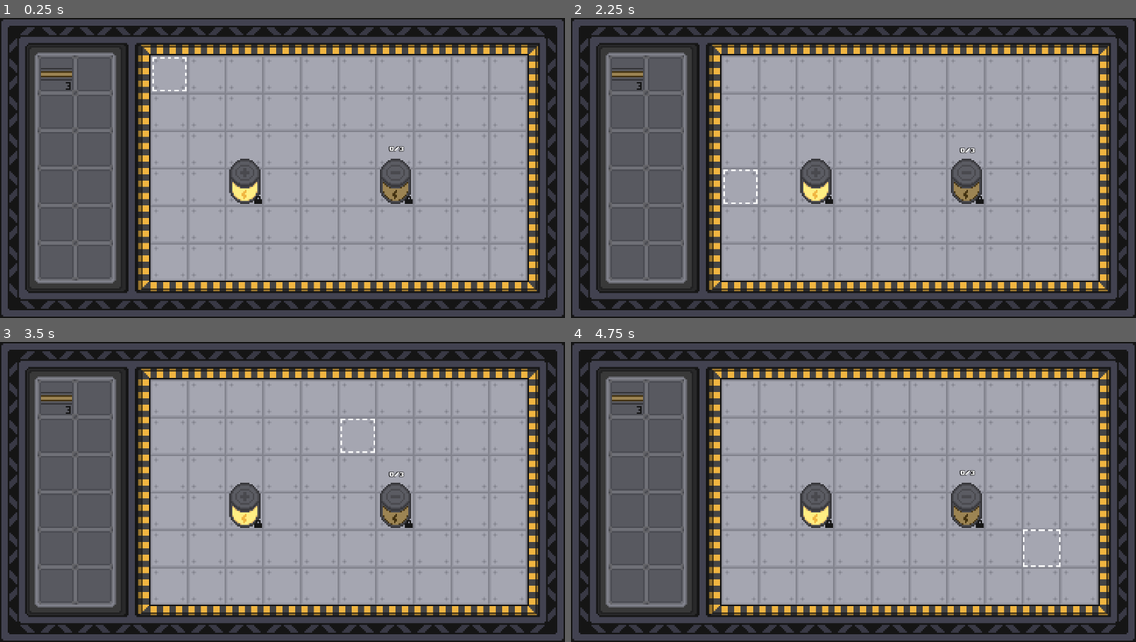
Above: before the commit, frames 1-4 (two rows, left to right).
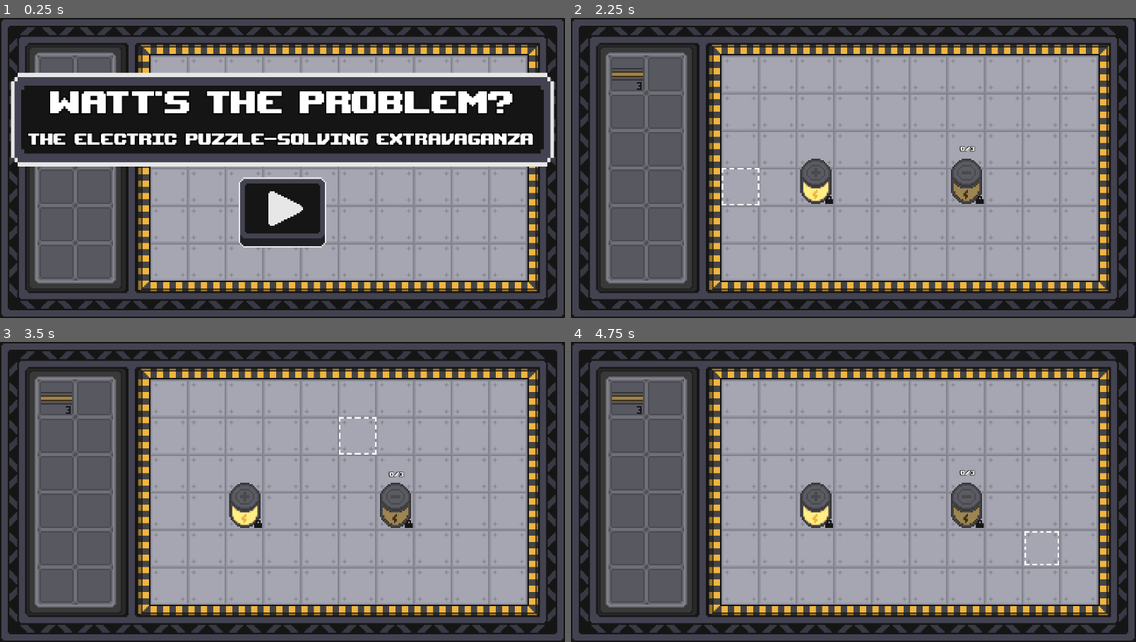
Above: after the commit, the same moments.

Repository: Jack-Frings/watts-the-problem
Game: Godot game, scene res://scenes/start_screen.tscn
The game is run twice, just before and just after one commit, with the same random seed, the same clock (stepped at 60 frames per second) and the same inputs. Before the commit the project starts from res://scenes/main.tscn.
Inputs (mouse positions are in pixels of both pictures, inside the frame that each line leads up to):
- Up to frame 1 (0.25 s): no input
- Up to frame 2 (2.25 s): click (853, 210) at 0.52 s; tap Enter (select) at 1.25 s; move the mouse to (977, 153) at 1.27 s; tap Mouse wheel up (drop) at 1.35 s; tap Space at 2 s; move the mouse to (740, 183) at 2.02 s; tap E (erase) at 2.1 s
- Up to frame 3 (3.5 s): move the mouse to (339, 426) at 2.77 s; hold Enter (select) from 2.78 s (still down)
- Up to frame 4 (4.75 s): move the mouse to (825, 552) at 3.52 s; release Enter (select) at 3.53 s; tap Mouse wheel up (drop) at 3.6 s; tap Space at 4.25 s; move the mouse to (1023, 537) at 4.27 s; hold E (erase) from 4.28 s (still down)

The runs differ from the first frame. In frame 1, 32% of the frame differs, in the area x 1-99%, y 12-77%; in frame 2, 0.2%; in frame 3, 0.2%; in frame 4, 0.2%.

Commit message:
added start screen

Diff:
--- a/project.godot
+++ b/project.godot
@@ -11,7 +11,7 @@
 [application]
 
 config/name="Watt's the Problem?"
-run/main_scene="uid://cx3iiu66oqcpx"
+run/main_scene="uid://c3lvyo5q14i0e"
 config/features=PackedStringArray("4.6", "Forward Plus")
 
 [display]
--- a/scenes/main.tscn
+++ b/scenes/main.tscn
@@ -39,24 +39,24 @@
 [node name="LevelComplete" type="TextureRect" parent="HUD" unique_id=1270128451]
 z_index = 4
 layout_mode = 0
-offset_left = -72.0
-offset_top = -75.0
-offset_right = 128.0
-offset_bottom = -25.0
+offset_left = -134.0
+offset_top = -60.0
+offset_right = 190.0
+offset_bottom = -16.0
 texture = ExtResource("4_jyhfs")
 
 [node name="LevelButton" type="TextureButton" parent="HUD" unique_id=1398160695]
 z_index = 4
 layout_mode = 1
-anchors_preset = 8
-anchor_left = 0.5
-anchor_top = 0.5
-anchor_right = 0.5
-anchor_bottom = 0.5
-offset_left = -20.0
-offset_top = -20.0
-offset_right = 36.0
-offset_bottom = 27.0
+anchors_preset = -1
+anchor_left = 0.70000005
+anchor_top = 0.587
+anchor_right = 0.70000005
+anchor_bottom = 0.587
+offset_left = -28.000002
+offset_top = -23.48
+offset_right = 27.999998
+offset_bottom = 23.52
 grow_horizontal = 2
 grow_vertical = 2
 texture_normal = ExtResource("5_o6xl0")
--- /dev/null
+++ b/scenes/start_screen.tscn
@@ -0,0 +1,64 @@
+[gd_scene format=3 uid="uid://c3lvyo5q14i0e"]
+
+[ext_resource type="Script" uid="uid://drlqk4b3var4q" path="res://scripts/start_screen.gd" id="1_o30b1"]
+[ext_resource type="PackedScene" uid="uid://d5ki2x65hdma" path="res://scenes/tile_map.tscn" id="2_ka6nf"]
+[ext_resource type="Texture2D" uid="uid://t1wytp5v25yu" path="res://assets/normal_button.png" id="3_ws7p0"]
+[ext_resource type="Texture2D" uid="uid://bvhva0qth1wbl" path="res://assets/pressed_button.png" id="4_ecdxc"]
+[ext_resource type="Texture2D" uid="uid://cmskpn2m35lqk" path="res://assets/hovered_button.png" id="5_qls88"]
+[ext_resource type="Texture2D" uid="uid://crgub1olya31f" path="res://assets/title_frame.png" id="6_pcj7n"]
+[ext_resource type="FontFile" uid="uid://bix71i6b0ccka" path="res://assets/upheavtt.ttf" id="7_bdg0b"]
+
+[node name="StartScreen" type="Node2D" unique_id=112885856]
+script = ExtResource("1_o30b1")
+
+[node name="TileMap" parent="." unique_id=96002993 instance=ExtResource("2_ka6nf")]
+
+[node name="StartButton" type="TextureButton" parent="." unique_id=1133927631]
+z_index = 4
+anchors_preset = -1
+anchor_left = 0.70000005
+anchor_top = 0.587
+anchor_right = 0.70000005
+anchor_bottom = 0.587
+offset_left = 152.0
+offset_top = 100.0
+offset_right = 208.0
+offset_bottom = 147.0
+grow_horizontal = 2
+grow_vertical = 2
+texture_normal = ExtResource("3_ws7p0")
+texture_pressed = ExtResource("4_ecdxc")
+texture_hover = ExtResource("5_qls88")
+stretch_mode = 3
+
+[node name="TextureRect" type="TextureRect" parent="." unique_id=1660276486]
+offset_left = 7.0
+offset_top = 35.0
+offset_right = 353.0
+offset_bottom = 95.0
+texture = ExtResource("6_pcj7n")
+
+[node name="VBoxContainer" type="VBoxContainer" parent="." unique_id=1385181595]
+offset_left = 10.0
+offset_top = 40.0
+offset_right = 350.0
+offset_bottom = 84.0
+
+[node name="Title" type="Label" parent="VBoxContainer" unique_id=1784534069]
+layout_mode = 2
+theme_override_constants/outline_size = 3
+theme_override_fonts/font = ExtResource("7_bdg0b")
+theme_override_font_sizes/font_size = 28
+text = "Watt's the Problem?"
+horizontal_alignment = 1
+
+[node name="Subtitle" type="Label" parent="VBoxContainer" unique_id=2144608080]
+layout_mode = 2
+theme_override_constants/outline_size = 3
+theme_override_fonts/font = ExtResource("7_bdg0b")
+theme_override_font_sizes/font_size = 14
+text = "The Electric Puzzle-Solving Extravaganza"
+horizontal_alignment = 1
+
+[connection signal="pressed" from="StartButton" to="." method="_on_level_button_pressed"]
+[connection signal="pressed" from="StartButton" to="." method="_on_start_button_pressed"]
--- /dev/null
+++ b/scripts/start_screen.gd
@@ -0,0 +1,16 @@
+extends Node2D
+
+
+# Called when the node enters the scene tree for the first time.
+func _ready() -> void:
+	pass # Replace with function body.
+
+
+# Called every frame. 'delta' is the elapsed time since the previous frame.
+func _process(delta: float) -> void:
+	if Input.is_action_just_pressed("escape"):
+		get_tree().quit()
+
+
+func _on_start_button_pressed() -> void:
+	get_tree().change_scene_to_file("res://scenes/main.tscn")
Binary file added: assets/title_frame.png
Not shown, added: assets/title_frame.png.import
Not shown, added: scripts/start_screen.gd.uid
